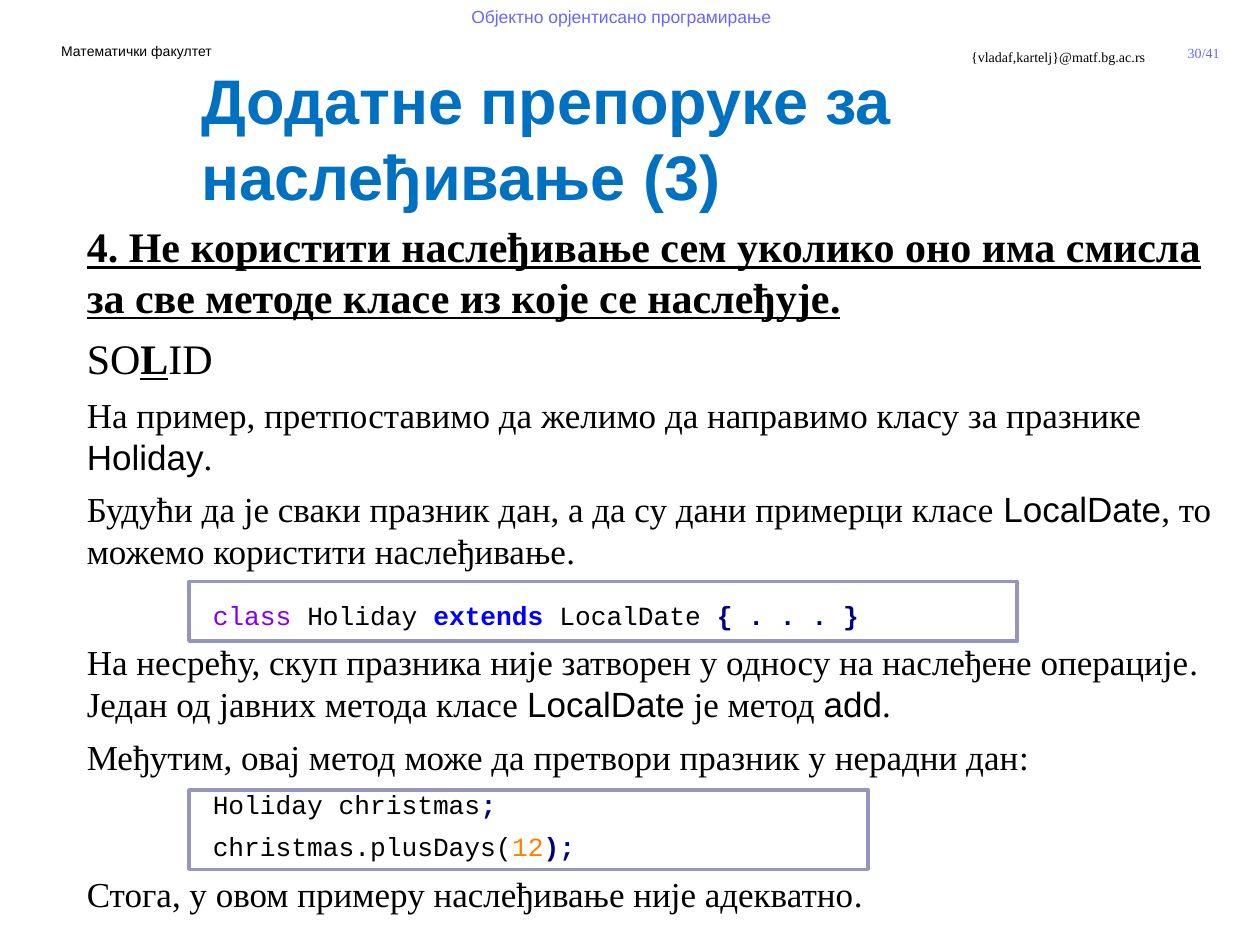
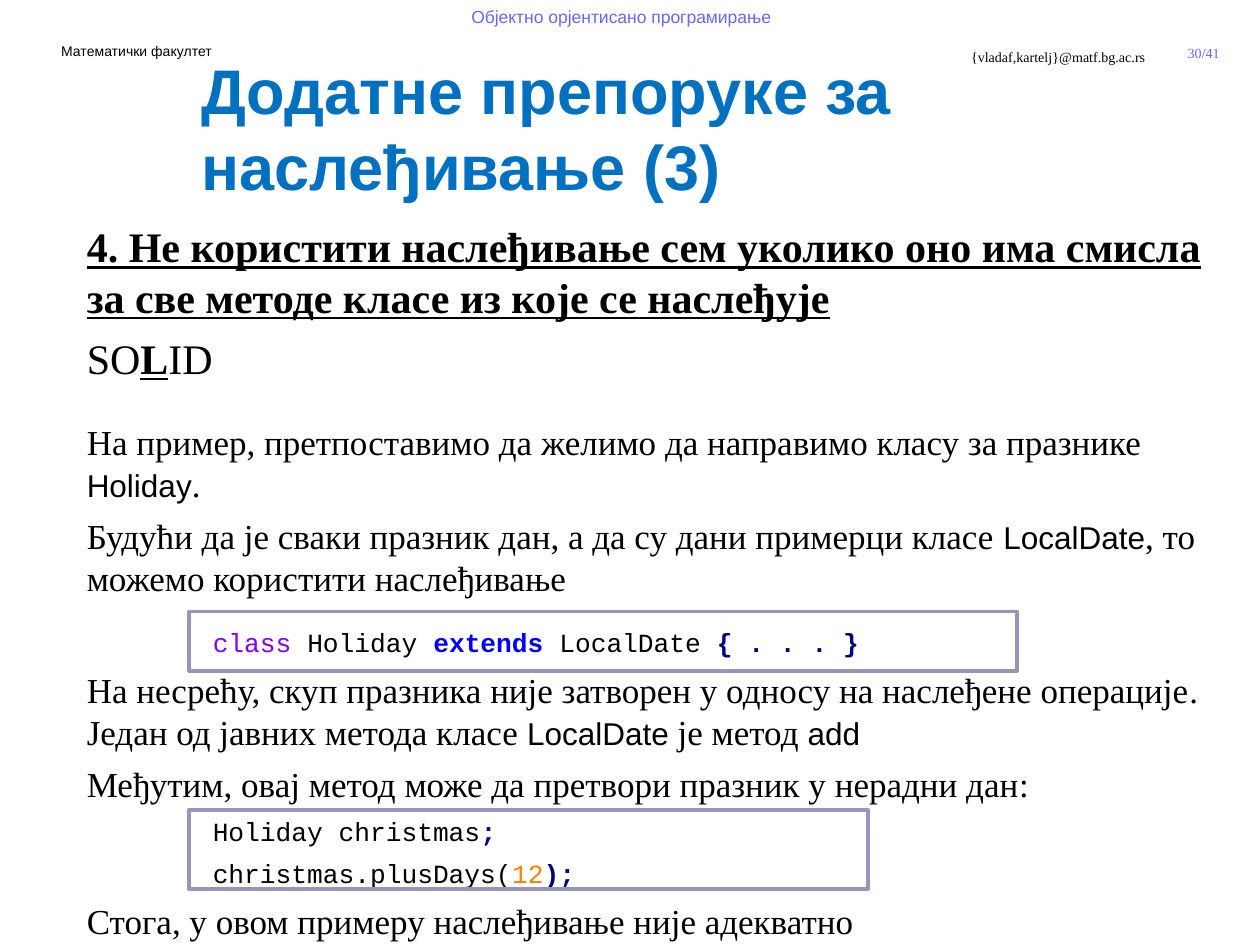
Before and after one commit to MatfOOP/OOP, a slide deck: slide 30 of predavanja/prezentacije/OOP11-Apstraktne klase i interfejsi.pptx. Drawn at 1260x945 pixels with LibreOffice and Linux fonts; fonts in the diff are those of the drawing; background and template pictures are left out. Boxes give left, top, right and bottom in pixels: in the first picture for what was removed or moved away, otherwise in the second. Text is boxed around its words. In the diff, an @@ line names an element or a change of style, - is before the commit and + after.

```diff
--- a/predavanja/prezentacije/OOP11-Apstraktne klase i interfejsi.pptx
+++ b/predavanja/prezentacije/OOP11-Apstraktne klase i interfejsi.pptx
@@ text "Додатне препоруке за наслеђивање (3)": place and size @@
-text "Додатне препоруке за наслеђивање (3)" at (201, 80, 891, 211)
+text "Додатне препоруке за наслеђивање (3)" at (201, 70, 891, 202)
@@ text at (87, 233, 1201, 322): text changed @@
-4. Не користити наслеђивање сем уколико оно има смисла за све методе класе из које се наслеђује.
+4. Не користити наслеђивање сем уколико оно има смисла за све методе класе из које се наслеђује
@@ text at (87, 432, 1141, 503): size 20 to 18 pt in "Holiday." @@
@@ text at (87, 524, 1195, 599): text changed @@
-Будући да је сваки празник дан, а да су дани примерци класе LocalDate, то можемо користити наслеђивање.
+Будући да је сваки празник дан, а да су дани примерци класе LocalDate, то можемо користити наслеђивање
@@ rectangle: place and size @@
-rectangle at (189, 582, 1017, 641)
+rectangle at (189, 611, 1017, 670)
@@ text at (87, 678, 1199, 752): text changed @@
-На несрећу, скуп празника није затворен у односу на наслеђене операције. Један од јавних метода класе LocalDate је метод add.
+На несрећу, скуп празника није затворен у односу на наслеђене операције. Један од јавних метода класе LocalDate је метод add
@@ rectangle: place and size @@
-rectangle at (189, 790, 868, 869)
+rectangle at (189, 810, 868, 890)
@@ text at (87, 909, 853, 941): text changed @@
-Стога, у овом примеру наслеђивање није адекватно.
+Стога, у овом примеру наслеђивање није адекватно
```
Also in this commit, not shown: 4 other slides changed, 9 other files.
